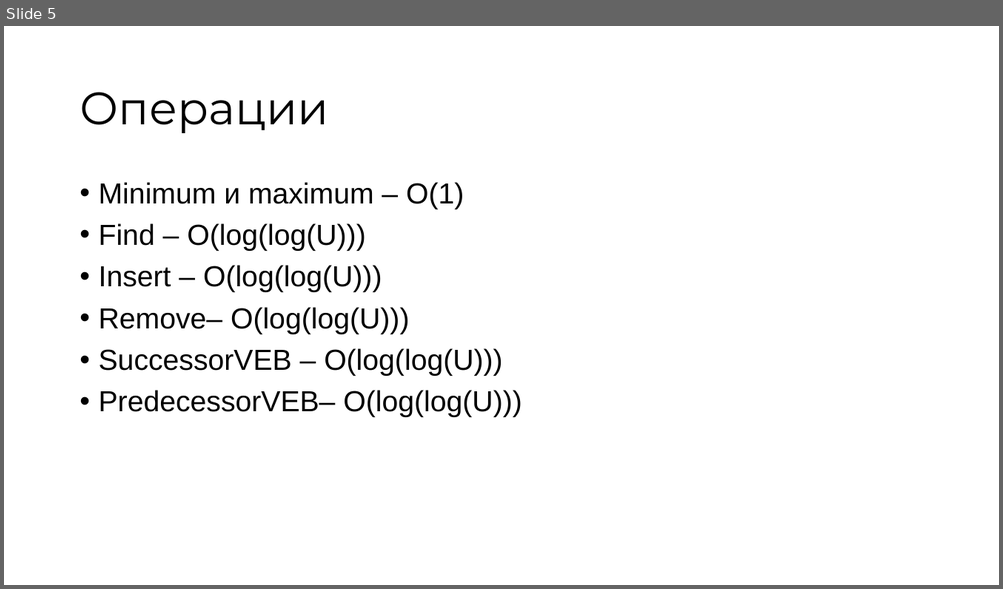
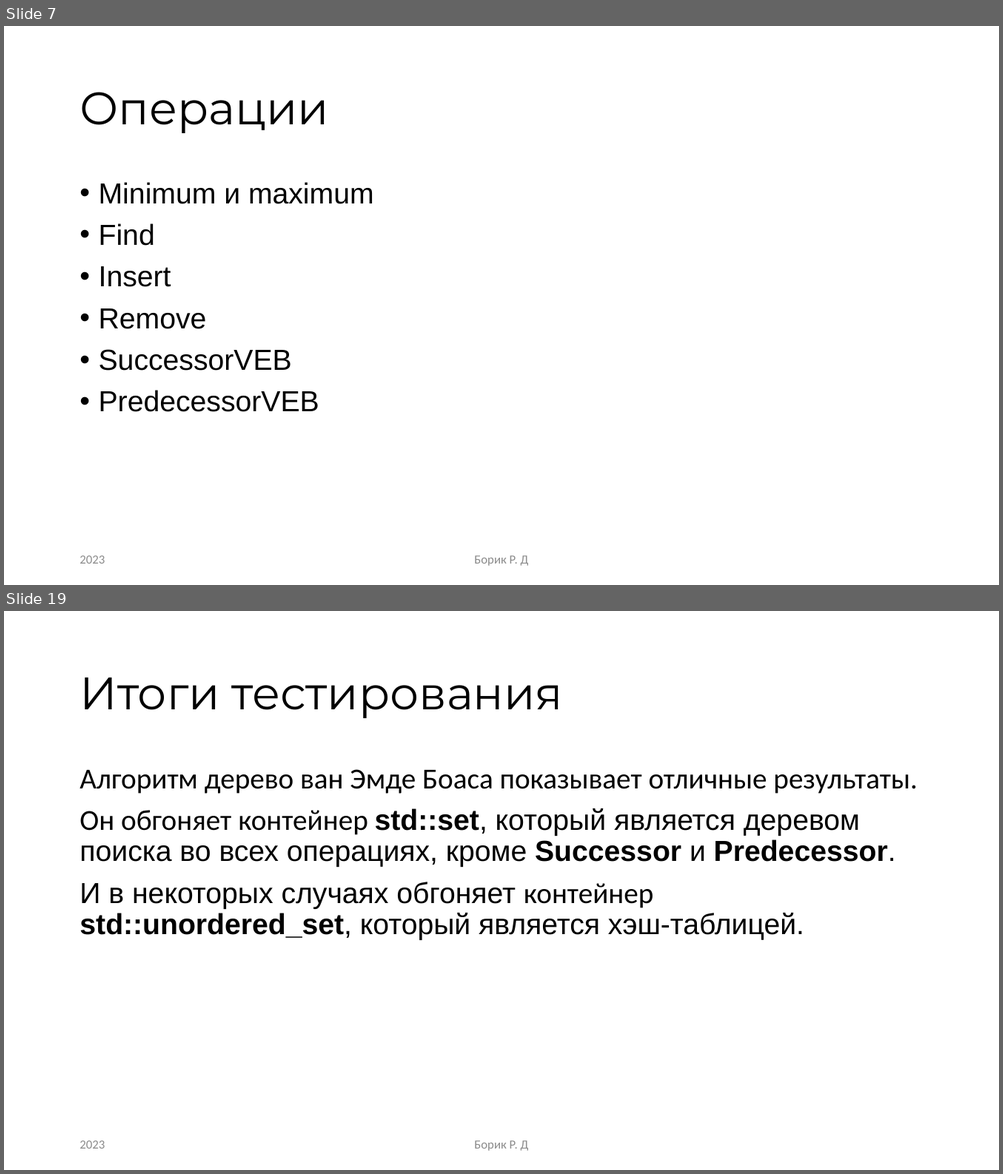
Before and after one commit to RandomServant/Van-Emde-Boas-tree, a slide deck: Presentation van Emde Boas tree.pptx. Shown one above the other, each under a label of ours: slide 5 before the commit, slides 7 and 19 after it; the slides between them are not shown. The pictures are 1003x589 and 1003x1174 pixels, drawn with LibreOffice and Linux fonts; fonts in the diff are those of the drawing. Boxes give left, top, right and bottom in pixels: in the first picture for what was removed or moved away, otherwise in the second. Text is boxed around its words. In the diff, an @@ line names an element or a change of style, - is before the commit and + after.

```diff
--- a/Presentation van Emde Boas tree.pptx
+++ b/Presentation van Emde Boas tree.pptx
@@ slide 19 added at <box>4,611,999,1170</box>, background #FFFFFF @@
@@ title added at <box>79,678,563,718</box>, 44 pt, text #000000 @@
+Итоги тестирования
@@ text added at <box>79,769,917,940</box>, 28 pt, text #000000 @@
+Алгоритм дерево ван Эмде Боаса показывает отличные результаты.
+Он обгоняет контейнер std::set, который является деревом поиска во всех операциях, кроме Successor и Predecessor.
+И в некоторых случаях обгоняет контейнер std::unordered_set, который является хэш-таблицей.
@@ text added at <box>79,1141,105,1149</box>, 12 pt, text #8C8C8C @@
+2023
@@ text added at <box>474,1141,529,1151</box>, 12 pt, text #8C8C8C @@
+Борик Р. Д
@@ what was slide 5 is now slide 7 @@
@@ slide 7 changed as well @@
@@ text at <box>99,182,374,412</box>: text changed @@
-• Minimum и maximum – O(1)
-• Find – O(log(log(U)))
-• Insert – O(log(log(U)))
-• Remove– O(log(log(U)))
-• SuccessorVEB – O(log(log(U)))
-• PredecessorVEB– O(log(log(U)))
+• Minimum и maximum
+• Find
+• Insert
+• Remove
+• SuccessorVEB
+• PredecessorVEB
@@ text added at <box>79,556,105,564</box>, 12 pt, text #8C8C8C @@
+2023
@@ text added at <box>474,556,529,566</box>, 12 pt, text #8C8C8C @@
+Борик Р. Д
```
Also in this commit, not shown: 1 other slide changed, 16 other slides added, 10 slides removed.
